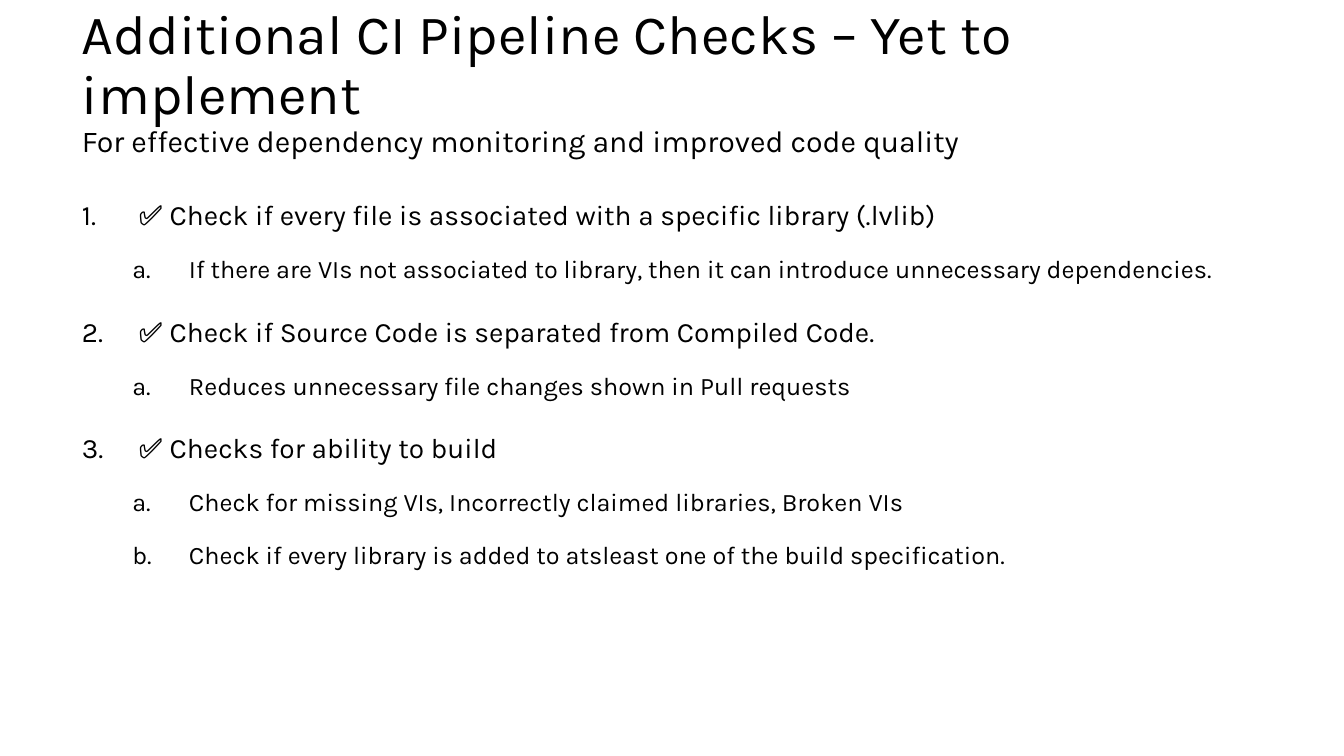
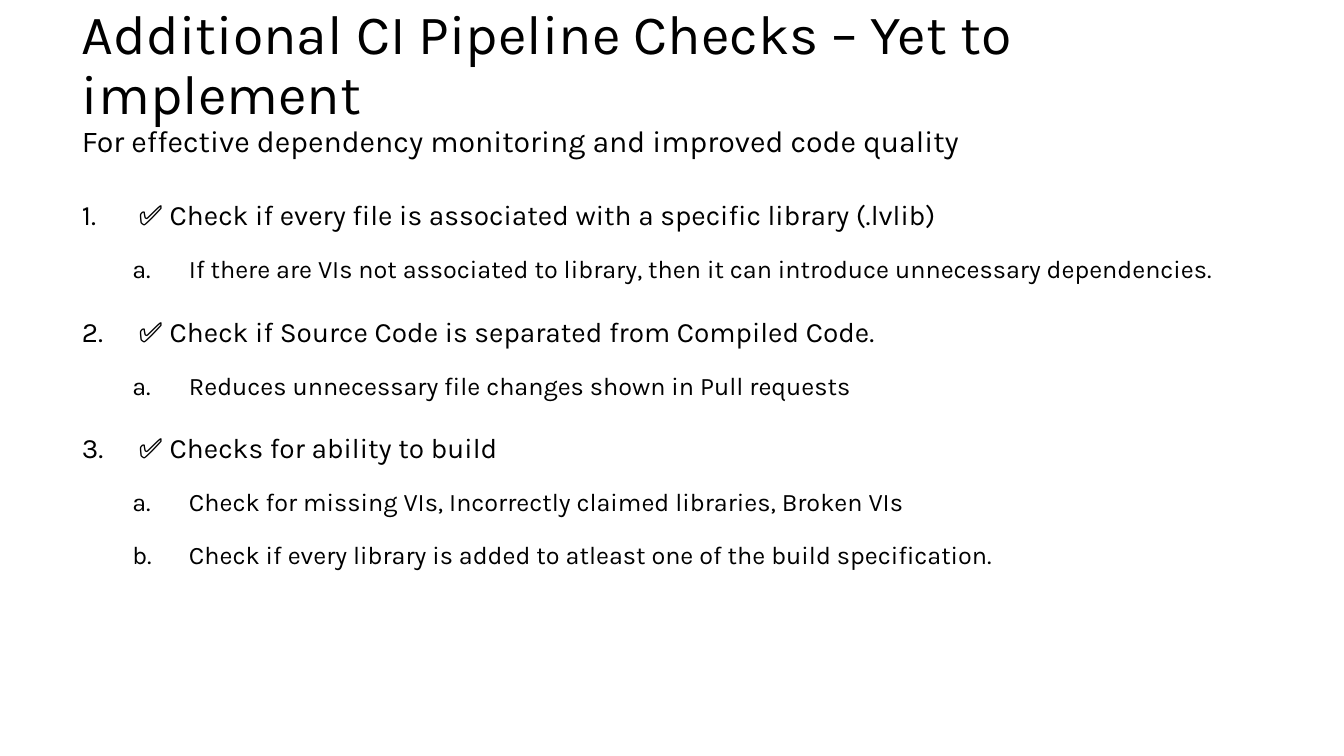
Before and after one commit to karthick-shanmuga/sw-deps-monitor, a slide deck: slide 27 of Docs/Automated Dependency Monitoring in CI Pipeline.pptx (slide 24 before the commit). Drawn at 1344x756 pixels with LibreOffice and Linux fonts; fonts in the diff are those of the drawing. Boxes give left, top, right and bottom in pixels: in the first picture for what was removed or moved away, otherwise in the second. Text is boxed around its words. In the diff, an @@ line names an element or a change of style, - is before the commit and + after.

Commit message:
Updated presentation with additional details and screenshots (#16)

```diff
--- a/Docs/Automated Dependency Monitoring in CI Pipeline.pptx
+++ b/Docs/Automated Dependency Monitoring in CI Pipeline.pptx
@@ text at [189, 546, 992, 570]: text changed @@
-  b. Check if every library is added to atsleast one of the build specification.
+  b. Check if every library is added to atleast one of the build specification.
```
Also in this commit, not shown: 11 other slides changed, 5 slides added, 2 slides removed.
